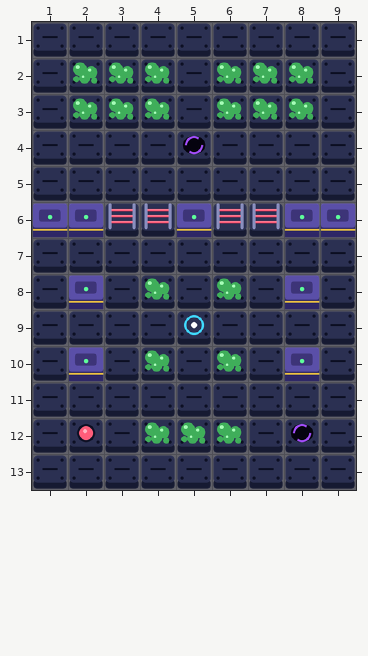
One commit to this Tiled map (JSON): packages/examples/public/assets/starsweep/levels/level09.tmj. That is the earlier state.
Cells are 48x48 px. Shown: x 1..9, y 1..13.
Now the later version:
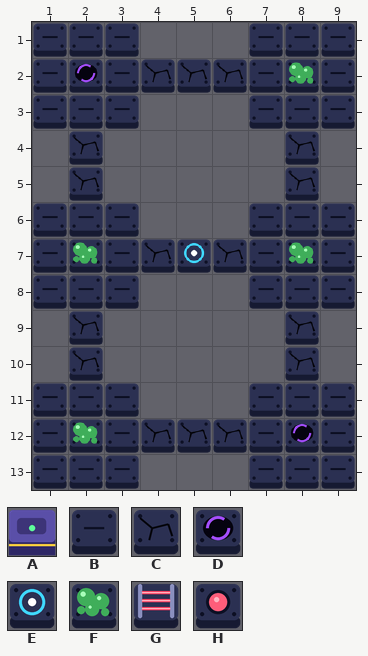
Key: from "starsweep": A 0, B 1, C 7, D 8, E 9, F 25, G 26, H 28.
_ is an empty cell.
Edits made:
Layer "station":
y 1: x 4..6 BBB -> ___
y 2: x 2..7 FFFBFF -> DBCCCB
y 3: x 2..8 FFFBFFF -> BB___BB
y 4: x 1..9 BBBBDBBBB -> _C_____C_
y 5: x 1..9 BBBBBBBBB -> _C_____C_
y 6: x 1..9 AAGGAGGAA -> BBB___BBB
y 7: x 2 B -> F; x 4..6 BBB -> CEC; x 8 B -> F
y 8: x 2 A -> B; x 4..6 FBF -> ___; x 8 A -> B
y 9: x 1..9 BBBBEBBBB -> _C_____C_
y 10: x 1..9 BABFBFBAB -> _C_____C_
y 11: x 4..6 BBB -> ___
y 12: x 2 H -> F; x 4..6 FFF -> CCC
y 13: x 4..6 BBB -> ___
